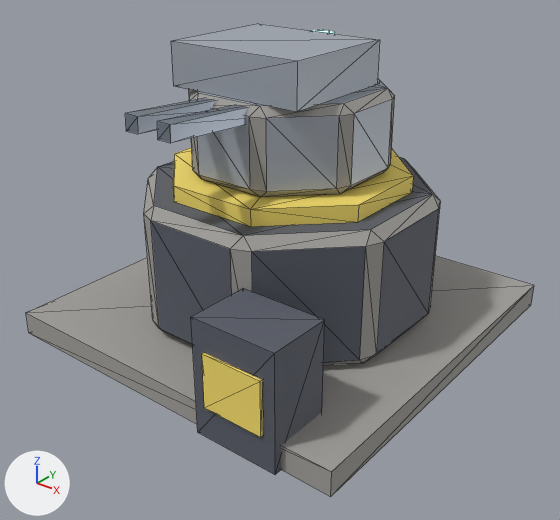
What one commit did to the glTF model arte/modelos/defesa/torre_defesa/torre_defesa.glb.
Both versions are drawn from a camera (50 mm lens) standing at (2.207, -2.828, 2.082) and looking at (0.07, -0.157, 0.426). Lighting does not change. The marker at lower left points along +X, +Y and +Z. The older version comes first. Mesh edges are drawn as thin lines. Where no turn or scale is listed for an object, it has been applied to the vertices. Vertices at exactly the same position are counted once.

The first picture shows 'torre_defesa_base', 'torre_defesa_canhao', 'torre_defesa_giro'.
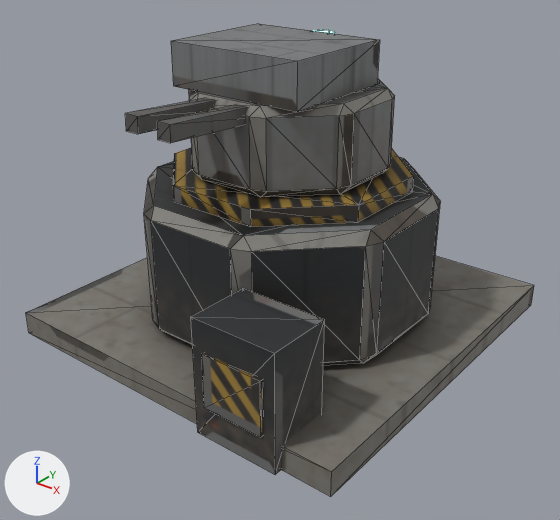
Boxes [x1, y1, x2, y2] around the edits, measured in the pictures (560 x 520 px; the box of a moved part takes in the faces that stretch with it):
part 1 of me_torre_defesa_base, moved or reshaped
    both: [173, 148, 413, 209]
part 2 of me_torre_defesa_base, recoloured (darker)
    both: [26, 163, 534, 497]
part 3 of me_torre_defesa_base, recoloured (darker)
    both: [151, 157, 439, 475]
part 4 of me_torre_defesa_base, recoloured
    both: [173, 176, 413, 437]
part 5 of me_torre_defesa_giro, recoloured (darker)
    both: [189, 88, 395, 197]
part 6 of me_torre_defesa_giro, recoloured (light grey to grey)
    both: [171, 24, 392, 192]
part 7 of me_torre_defesa_canhao, recoloured (darker)
    both: [125, 98, 249, 143]

The change in detail:
Picture 'torre_defesa_tex' (img_torre_defesa_tex) is new.
Material 'torre_defesa_Tex' (mat_torre_defesa_tex) is new.
Its texture is img_torre_defesa_tex.
Its metallic is 0.15.
Its roughness is 0.7.
me_torre_defesa_base has 88 vertices, 156 faces and spans x -0.95..0.95, y -1.0..0.95, z 0.0..0.86.
me_torre_defesa_base is used by ob_torre_defesa_base; location (0.0, 0.0, 0.0).
Part 1, on me_torre_defesa_base:
12 faces are deleted.
12 new faces join them.
me_torre_defesa_base part 2: 76 faces spanning x -0.95..0.95, y -0.95..0.95, z 0.0..0.78 switch from mat_p_concreto (grey #a2a09b) to mat_torre_defesa_tex (picture img_torre_defesa_tex).
me_torre_defesa_base part 3: 40 faces spanning x -0.69..0.71, y -0.99..0.69, z 0.0..0.78 switch from mat_p_escuro (dark grey #595d69) to mat_torre_defesa_tex (picture img_torre_defesa_tex).
me_torre_defesa_base part 4: 28 faces spanning x -0.55..0.65, y -1.0..0.55, z 0.16..0.86 switch from mat_p_faixa (yellow #f9e16c) to mat_torre_defesa_tex (picture img_torre_defesa_tex).
me_torre_defesa_giro has 68 vertices, 124 faces and spans x -0.462..0.462, y -0.462..0.462, z 0.0..0.6.
me_torre_defesa_giro is used by ob_torre_defesa_giro; location (0.0, 0.0, 0.86).
me_torre_defesa_giro part 5: 64 faces spanning x -0.462..0.462, y -0.462..0.462, z 0.0..0.4 switch from mat_p_concreto (grey #a2a09b) to mat_torre_defesa_tex (picture img_torre_defesa_tex).
me_torre_defesa_giro part 6: 40 faces spanning x -0.462..0.462, y -0.462..0.462, z 0.0..0.6 switch from mat_p_metal (light grey #adb5bf) to mat_torre_defesa_tex (picture img_torre_defesa_tex).
me_torre_defesa_canhao has 32 vertices, 52 faces and spans x -0.2..0.2, y -0.682..0.14, z -0.14..0.14.
me_torre_defesa_canhao is used by ob_torre_defesa_canhao; location (0.0, -0.2, 1.2).
me_torre_defesa_canhao no longer uses material mat_p_escuro (dark grey #595d69).
me_torre_defesa_canhao part 7: all 24 faces that had it switch from mat_p_aco (grey #8b95a2) to mat_torre_defesa_tex (picture img_torre_defesa_tex).
